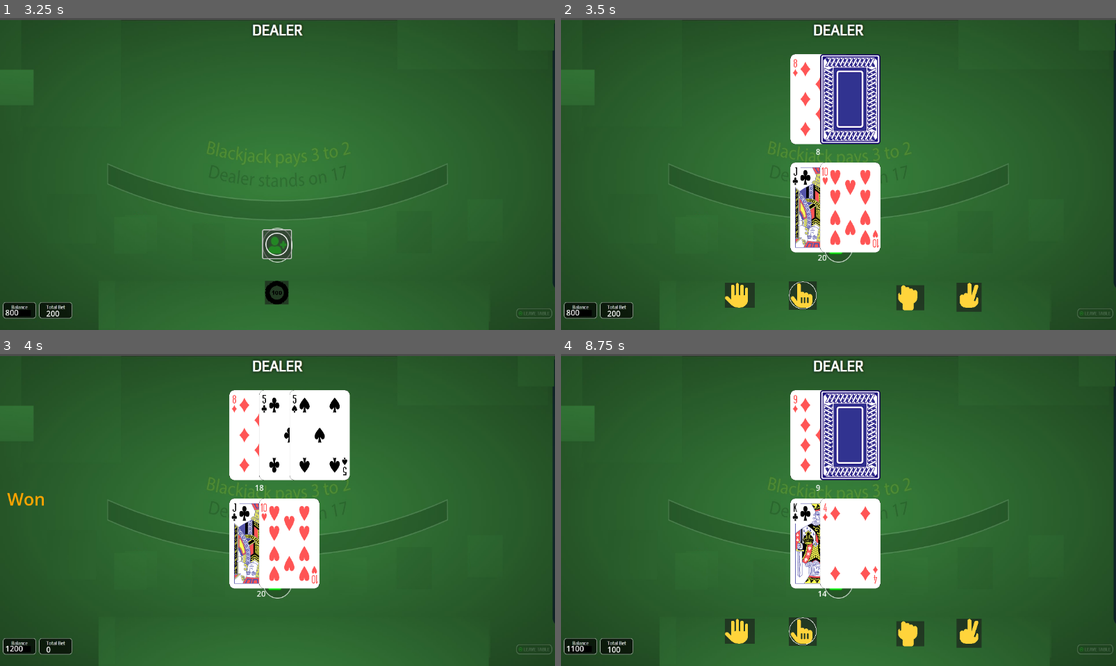
Above: before the commit, frames 1-4 (two rows, left to right).
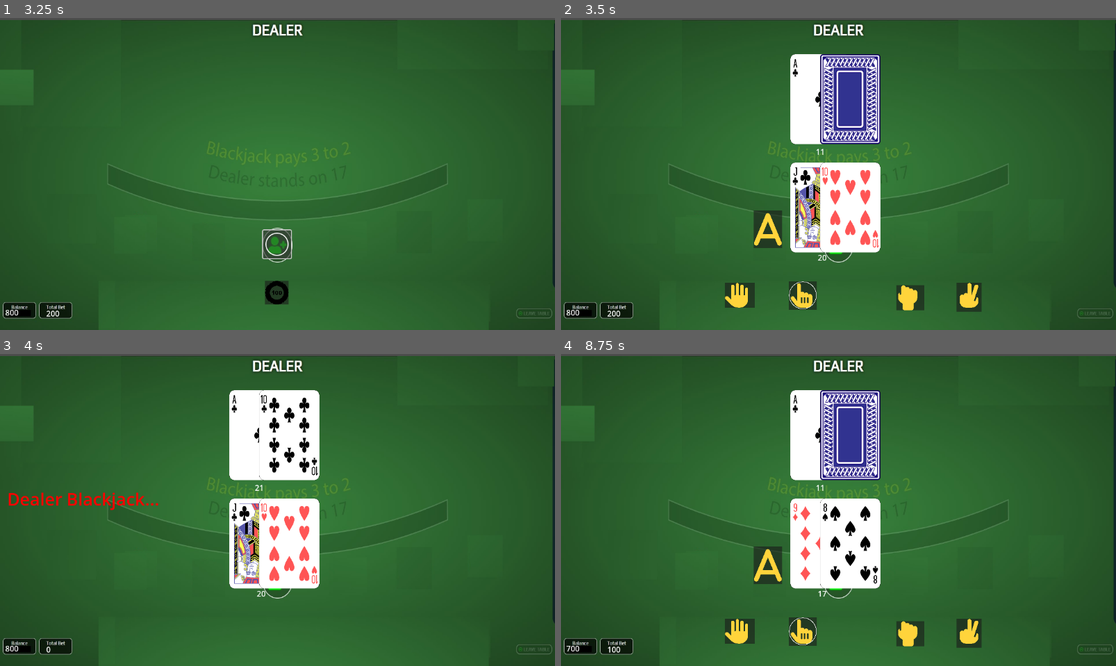
Above: after the commit, the same moments.

Repository: dooyoon/blackjack21-godot
Game: Godot game, scene res://main.tscn
Same seed, same stepped clock (60 frames per second), same inputs: the game is played once before the commit and once after it.
Inputs (mouse positions are in pixels of both pictures, inside the frame that each line leads up to):
- Up to frame 1 (3.25 s): click (277, 245) at 0.5 s; click (277, 292) at 1.25 s; click (277, 292) at 2 s; click (277, 245) at 2.75 s
- Up to frame 2 (3.5 s): no input
- Up to frame 3 (4 s): click (177, 631) at 3.5 s
- Up to frame 4 (8.75 s): tap Enter at 4.25, 5.75 s; tap Space at 5, 6.5 s; click (838, 628) at 7.25 s; click (838, 581) at 8 s

Frame 1 is identical in both runs. In frame 2, 0.9% of the frame differs, in the area x 34-48%, y 13-74%; in frame 3, 2.9%, in the area x 1-64%, y 11-96%; in frame 4, 2.3%.

Commit message:
bug fix: when dealer has 21 with Ace hidden, do not hit Feature: implement multiple hands for split feature

Diff:
--- a/main.gd
+++ b/main.gd
@@ -65,6 +65,7 @@
 	showButtons(false)
 
 	dealer.hands.clear()
+	#dealer.hands.erase(0)
 	dealer.score=0
 	dealer.hasAce=false
 	dealer.blackjack=false
@@ -104,22 +105,37 @@
 	$placeBet.visible = true
 	$chip100.visible = true
 
+func mockCard(value):
+	var Face = 'Club'
+	var Value = value
+	var Score = int(value)
+
+	if value in ['J','Q','K']: Score = 10
+	if value in ['A']: Score = 11
+
+	return {'suit':Face, 'value': Value, 'score': Score, 'hidden': false}
+
 func dealInitialCards():
 	$placeBet.visible = false
 	$chip100.visible = false
-
-	dealCard('dealer',null)
-	#dealCard('dealer',{'suit':'Club','value':7,'score':7,'hidden':false})
-	dealCard('player1',null)
-	#dealCard('player1',{'suit':'Club','value':'A','score':11,'hidden':false})
-	dealCard('dealer',null)
-	#dealCard('dealer',{'suit':'Club','value':4,'score':4,'hidden':false})
-	dealCard('player1',null)
-	#dealCard('player1',{'suit':'Club','value':'A','score':11,'hidden':false})
+	var playerHand = hand.new()
+	var dealerHand = hand.new()
+
+	dealer.hands.append(dealerHand)
+
+	#dealCard('dealer',dealerHand,null)
+	dealCard('dealer',dealerHand,mockCard('A'))
+
+	dealCard('player1',playerHand,null)
+
+	#dealCard('dealer',dealerHand,null)
+	dealCard('dealer',dealerHand,mockCard('10'))
+
+	dealCard('player1',playerHand,null)
 
 	if player1.score == 21:
 		player1.blackjack = true
-		showDealerHidden(dealer.hands[1])
+		showDealerHidden(dealer.hands[0].cards[1])
 		checkScore()
 
 	if dealer.hasAce:
@@ -127,12 +143,12 @@
 		$actions/Insurance.visible=true
 
 	elif dealer.blackjack:
-		dealer.hands[1].hidden=false
+		dealer.hands[0].cards[1].hidden=false
 		dealer.score = 21
-		showDealerHidden(dealer.hands[1])
+		showDealerHidden(dealer.hands[0].cards[1])
 		checkScore()
 
-func dealCard(to, custom):
+func dealCard(to, hand, custom):
 	# deal 1st card to player
 	var cardImgPath
 	var index = randi_range(0, deck.size()-1)
@@ -140,7 +156,7 @@
 	if custom: card = custom
 	match to:
 		'dealer':
-			if !dealer.isTurn && dealer.hands.size() == 1:
+			if !dealer.isTurn && dealer.hands[0].cards.size() == 1:
 				card.hidden = true
 				if (dealer.score + card.score == 21):
 					dealer.blackjack = true
@@ -149,11 +165,12 @@
 				if card.score == 11:
 					dealer.aceCount += 1
 
-			getImg('dealer', card, dealer.hands.size())
-			dealer.hands.append(card)
-
-
-			if(dealer.hands[0].value in ['A']):
+			getImg('dealer', card, dealer.hands[0].cards.size())
+			hand.cards.append(card)
+			#dealer.hands.append(card)
+
+
+			if(dealer.hands[0].cards[0].value in ['A']):
 				dealer.hasAce=true
 
 		'player1':
@@ -170,9 +187,9 @@
 
 	#dealer score
 	if dealer.score > 21 && dealer.aceCount > 0:
-		for n in dealer.hands.size():
-			if str(dealer.hands[n].value) == 'A' && dealer.hands[n].score == 11:
-				dealer.hands[n].score = 1
+		for n in dealer.hands[0].cards.size():
+			if str(dealer.hands[0].cards[n].value) == 'A' && dealer.hands[0].cards[n].score == 11:
+				dealer.hands[0].cards[n].score = 1
 				dealer.score -= 10
 				if dealer.score < 22: break
 
@@ -221,17 +238,17 @@
 	dealer.isTurn=true
 	checkScore()
 
-	dealer.hands[1].hidden = false
-	dealer.score += dealer.hands[1].score
-	showDealerHidden(dealer.hands[1])
+	dealer.hands[0].cards[1].hidden = false
+	dealer.score += dealer.hands[0].cards[1].score
+	showDealerHidden(dealer.hands[0].cards[1])
 
 	# dealer hits on soft-17
 	if dealer.score == 17 && dealer.hasAce && dealer.hands.size() == 2:
-		dealCard('dealer',null)
+		dealCard('dealer',dealer.hand[0],null)
 
 	#var count=0
 	while (!dealer.busted && !player1.busted) && dealer.score < 17:
-		dealCard('dealer',null)
+		dealCard('dealer',dealer.hands[0],null)
 		#if dealer.hands.size() == 2: dealCard('dealer',{'suit':'Club','value':'A','score':11,'hidden':false})
 		#else: dealCard('dealer',null)
 
@@ -254,7 +271,7 @@
 		player1.balance += player1.bet * 2
 		newDeal = true
 	elif dealer.blackjack:
-		print('Dealer Blackjack...')
+		message('Dealer Blackjack...','RED')
 		# Did any one do Insurance?
 		newDeal = true
 	elif !player1.busted:
@@ -305,10 +322,10 @@
 func _hit_button_pressed():
 	if $actions/Insurance.visible == true:
 		$actions/Insurance.visible = false
-		if dealer.blackjack: dealersTurn()
+	if dealer.blackjack: dealersTurn(); return
 
 	#print("Hit")
-	dealCard('player1',null)
+	dealCard('player1',player1.hands[0],null)
 
 	if player1.score > 21:
 		player1.busted = true
@@ -322,14 +339,14 @@
 func _double_button_pressed():
 	if $actions/Insurance.visible == true:
 		$actions/Insurance.visible = false
-		if dealer.blackjack: dealersTurn()
+	if dealer.blackjack: dealersTurn(); return
 
 	if player1.balance >= player1.bet:
 		#print("Double")
 		player1.balance -= player1.bet
 		player1.bet *= 2
 		updateMoney()
-		dealCard('player1',null)
+		dealCard('player1',player1.hands[0],null)
 		player1.isTurn=false
 		dealersTurn()
 	else:
@@ -338,7 +355,7 @@
 func _split_button_pressed():
 	if $actions/Insurance.visible == true:
 		$actions/Insurance.visible = false
-		if dealer.blackjack: dealersTurn()
+	if dealer.blackjack: dealersTurn(); return
 
 	#print("Split")
 
@@ -422,3 +439,13 @@
 	var score=0
 	var insurance=false
 	var isTurn=false
+
+class hand:
+	var cards=[]
+	var blackjack=false
+	var hasAce=false
+	var aceCount=0
+	var busted=false
+	var score=0
+	var insurance=false
+	var isTurn=false
